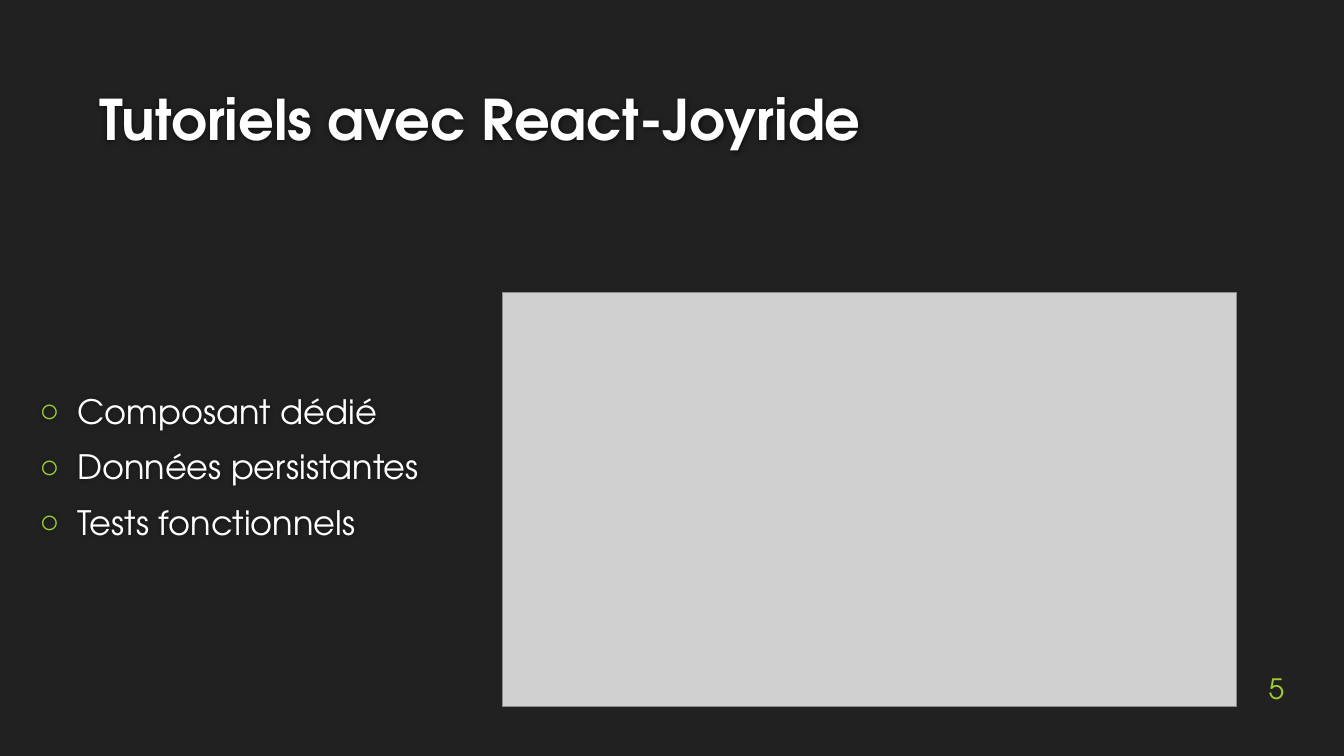
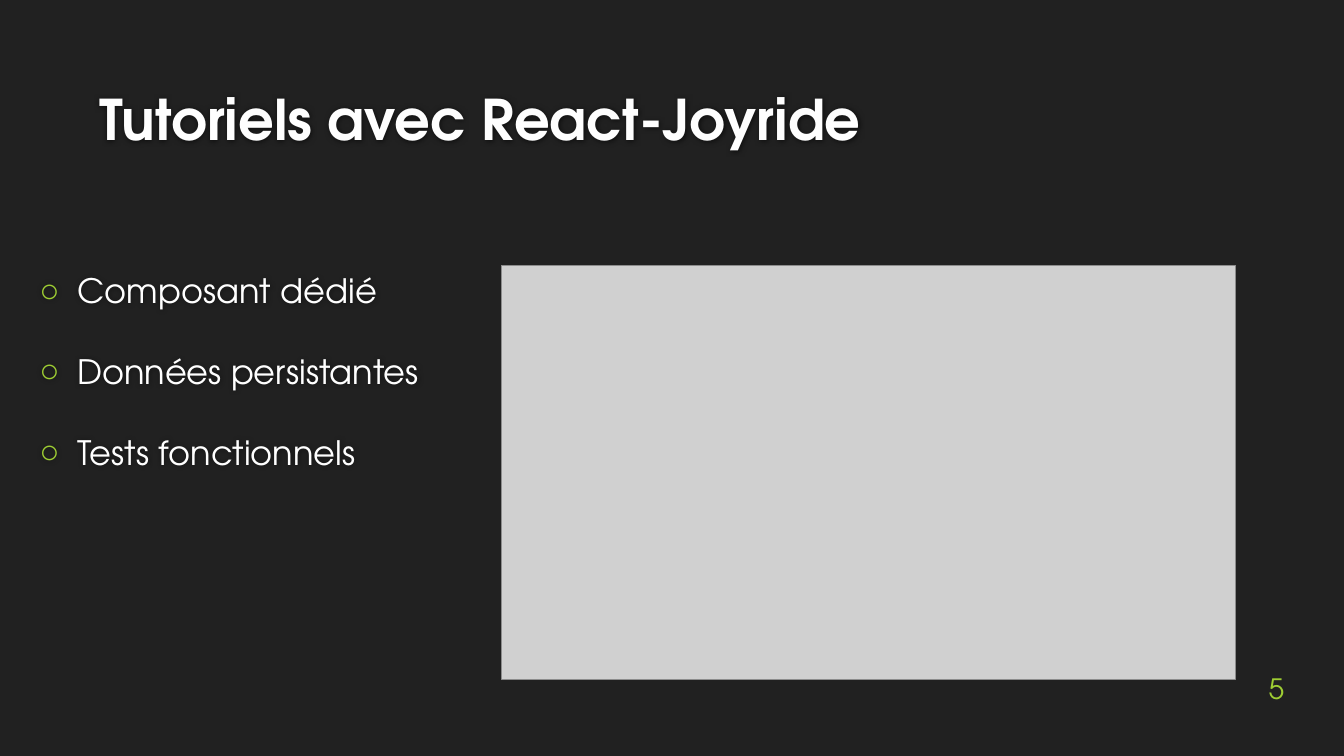
Before and after one commit to MartinBolot/Cours-IUT-Lyon1, a slide deck: slide 5 of Stage/Soutenance/presentation_soutenance.pptx. Drawn at 1344x756 pixels with LibreOffice and Linux fonts; fonts in the diff are those of the drawing; grey boxes stand for pictures; background and template pictures are left out. Boxes give left, top, right and bottom in pixels: in the first picture for what was removed or moved away, otherwise in the second. Text is boxed around its words. In the diff, an @@ line names an element or a change of style, - is before the commit and + after.

```diff
--- a/Stage/Soutenance/presentation_soutenance.pptx
+++ b/Stage/Soutenance/presentation_soutenance.pptx
@@ text "Composant dédié" at [77,277,419,466]: more space between paragraphs; vertical alignment middle to top @@
@@ picture: place and size @@
-picture at [502,292,1237,707]
+picture at [501,265,1236,680]
```
Also in this commit, not shown: 4 other slides changed, 3 slides added, 3 slides removed, 5 other files.
